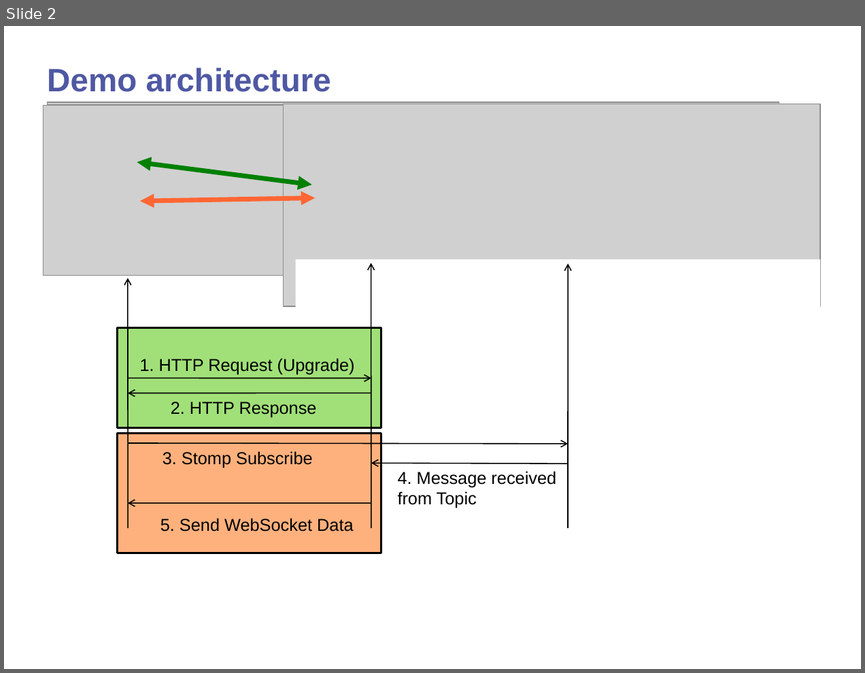
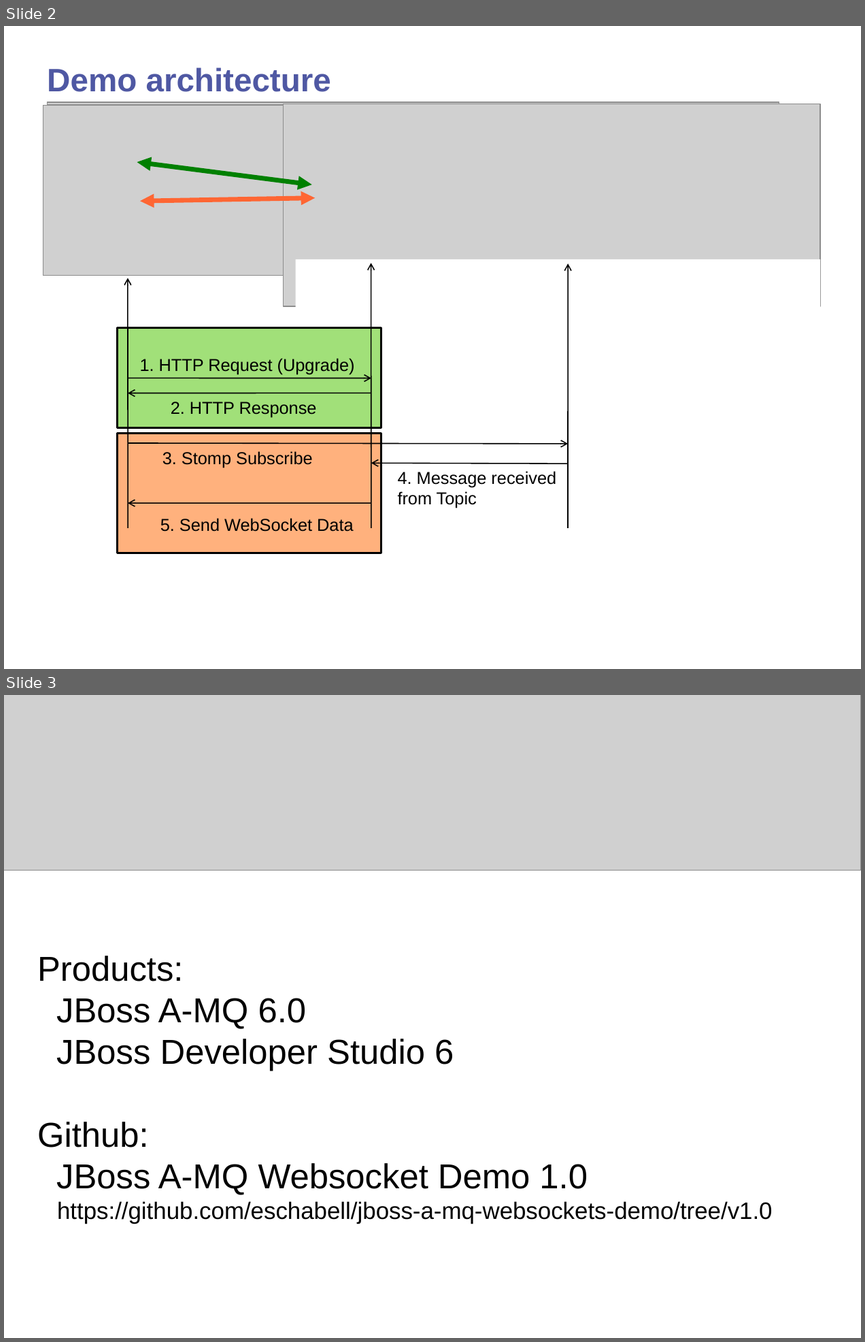
Before and after one commit to jbossdemocentral/jboss-a-mq-websockets-demo, a slide deck: Demo Overview.odp. Shown one above the other, each under a label of ours: slide 2 before the commit, slides 2 and 3 after it. The pictures are 865x673 and 865x1342 pixels, drawn with LibreOffice and Linux fonts; fonts in the diff are those of the drawing; grey boxes stand for pictures; background and template pictures are left out. Boxes give left, top, right and bottom in pixels: in the first picture for what was removed or moved away, otherwise in the second. Text is boxed around its words. In the diff, an @@ line names an element or a change of style, - is before the commit and + after.

Commit message:
Added references to products and github local in slides.

```diff
--- a/Demo Overview.odp
+++ b/Demo Overview.odp
@@ slide 3 added at (4, 695, 861, 1338), background #FFFFFF @@
@@ picture added at (4, 695, 861, 870) @@
@@ subtitle added at (37, 955, 772, 1223), 32 pt, text #000000 @@
+Products:
+JBoss A-MQ 6.0
+JBoss Developer Studio 6
+Github:
+JBoss A-MQ Websocket Demo 1.0
+https://github.com/eschabell/jboss-a-mq-websockets-demo/tree/v1.0
```
Also in this commit, not shown: 1 other file.
